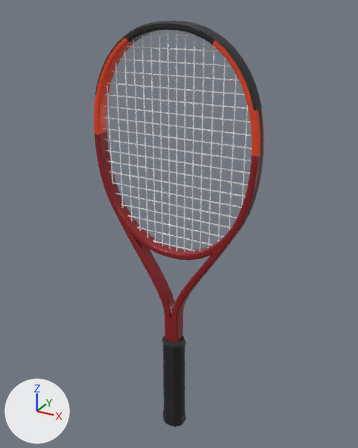
A saved change to the glTF model assets/realistic/dunlop-cx-400-tour-2024.glb.
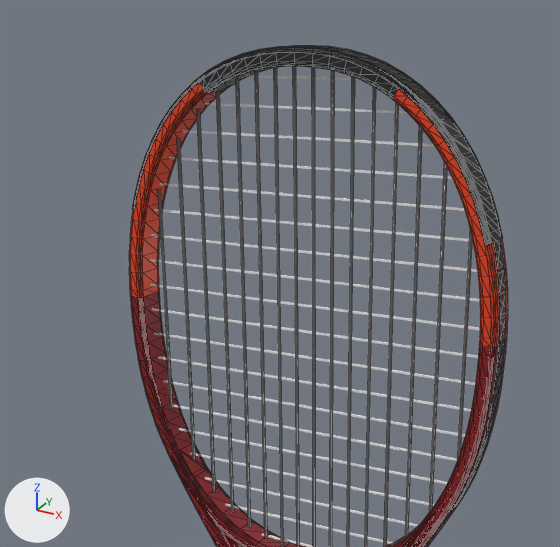
Each version appears first whole from a 50 mm lens placed at (0.345, -0.609, 0.704), pointed at (-0.002, 0.022, 0.388), and next in a close-up on the part from 10% to 80% of the width and 0% to 55% of the height. The axes (+X, +Y, +Z) are drawn at lower left. The lights are the same throughout. The first two pictures are the older version. The close-ups show mesh edges as thin lines. Where no turn or scale is listed for an object, it has been applied to the vertices. Vertices at exactly the same position are counted once.

Objects in the first close-up: 'bumper', 'frame', 'grommets', 'strings_crosses', 'strings_mains'.
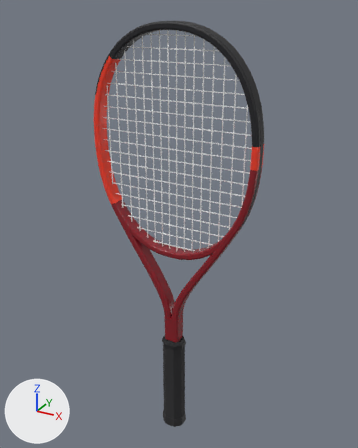
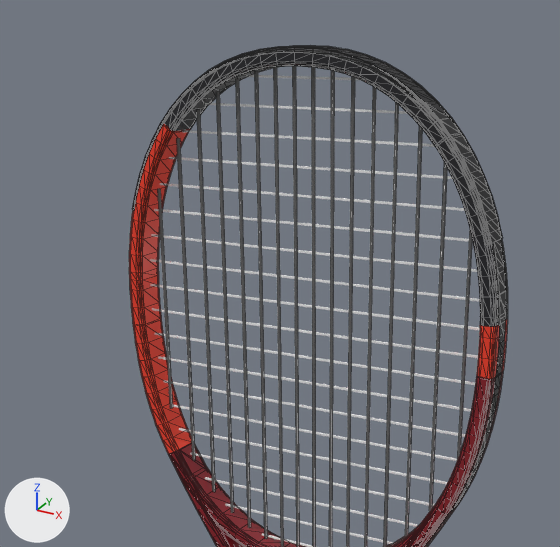
The change, as a list of edits to the scene's bpy script:
```text
Change me_frame:
    used by ob_frame; location = (0.0, 0.0, 0.4319)
    remove me_frame.from_pydata(...)  # 1680 vertices, 3296 faces; spans x -0.134..0.134, y -0.011..0.011, z -0.254..0.254
    add me_frame.from_pydata(...)  # 1744 vertices, 3424 faces; spans x -0.134..0.134, y -0.011..0.011, z -0.254..0.254
    me_frame part 1: 64 vertices removed from x -0.134..0.134, y -0.011..0.011, z 0.093..0.235; 128 vertices added at x -0.133..0.133, y -0.011..0.011, z -0.02..0.21
    me_frame part 2: 2380 kept faces spanning x -0.133..0.133, y -0.011..0.011, z -0.254..0.232 get new vertex colours; the middle colour goes from red #8e1c22 to red #8a1c26
```

Where the change shows, as pixel boxes [x1, y1, x2, y2] in the close-ups (560 x 547 px; the box of a moved part takes in the faces that stretch with it):
part 1 of me_frame, moved or reshaped
    before: [130, 79, 507, 360]
    after: [129, 111, 508, 539]
part 2 of me_frame, recoloured
    both: [133, 89, 508, 515]
